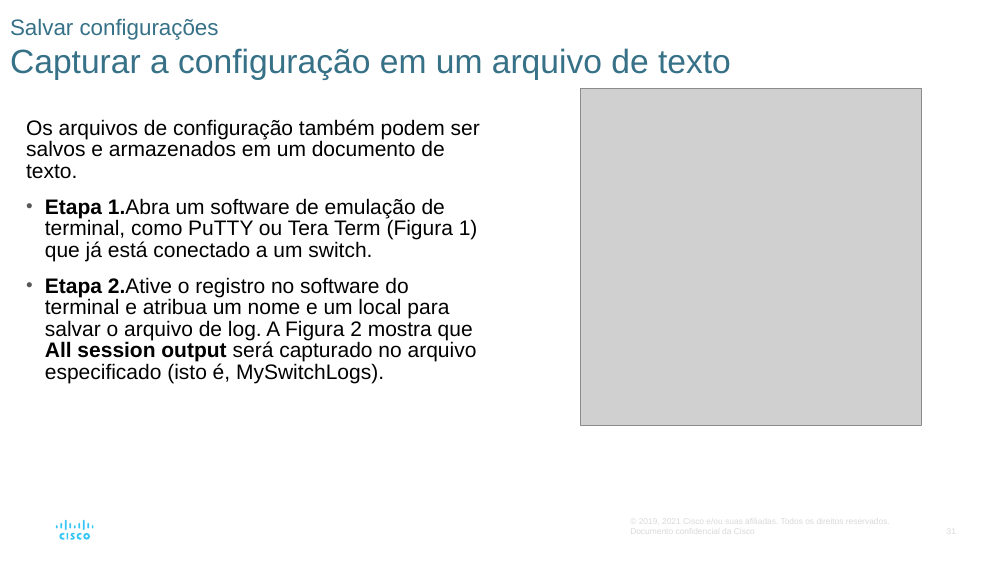
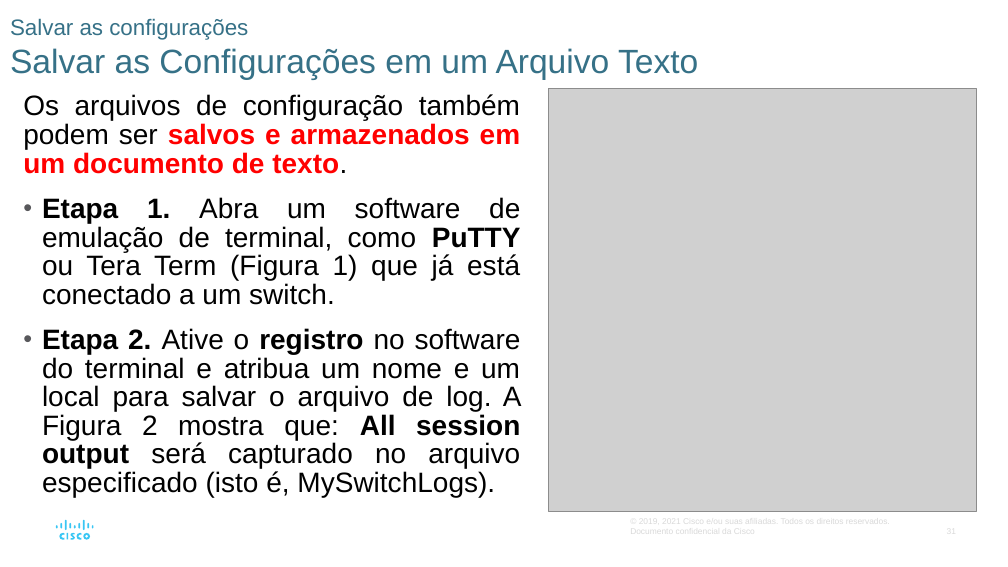
Before and after one commit to vaamonde/netacad, a slide deck: slide 31 of 02-CCNA-200-301-v7/01-CCNA-IntroducaoAsRedes-v7.02/01-Modulo01-PPTS/Modulo02-BasicoSwitchEndpoint.pptx. Drawn at 1008x567 pixels with LibreOffice and Linux fonts; fonts in the diff are those of the drawing; grey boxes stand for pictures. Boxes give left, top, right and bottom in pixels: in the first picture for what was removed or moved away, otherwise in the second. Text is boxed around its words. In the diff, an @@ line names an element or a change of style, - is before the commit and + after.

```diff
--- a/02-CCNA-200-301-v7/01-CCNA-IntroducaoAsRedes-v7.02/01-Modulo01-PPTS/Modulo02-BasicoSwitchEndpoint.pptx
+++ b/02-CCNA-200-301-v7/01-CCNA-IntroducaoAsRedes-v7.02/01-Modulo01-PPTS/Modulo02-BasicoSwitchEndpoint.pptx
@@ title at (10, 18, 698, 80): text changed @@
-Salvar configurações
-Capturar a configuração em um arquivo de texto
+Salvar as configurações
+Salvar as Configurações em um Arquivo Texto
@@ text "Os arquivos de configuração também ...": place and size @@
-text "Os arquivos de configuração também ..." at (26, 119, 480, 383)
+text "Os arquivos de configuração também ..." at (23, 94, 522, 497)
@@ picture: place and size @@
-picture at (580, 88, 921, 425)
+picture at (548, 88, 977, 511)
@@ text at (23, 94, 520, 174): size 15 to 20 pt in "Os arquivos de configuração também podem ser ..."; text colour #000000 to #FF0000, bold on in "salvos e armazenados em um documento de ..."; alignment left to justified; more space between paragraphs @@
@@ text at (42, 197, 522, 497): text changed; size 15 to 20 pt @@
-• Etapa 1.Abra um software de emulação de terminal, como PuTTY ou Tera Term (Figura 1) que já está conectado a um switch.
-• Etapa 2.Ative o registro no software do terminal e atribua um nome e um local para salvar o arquivo de log. A Figura 2 mostra que All session output será capturado no arquivo especificado (isto é, MySwitchLogs).
+• Etapa 1. Abra um software de emulação de terminal, como PuTTY ou Tera Term (Figura 1) que já está conectado a um switch.
+• Etapa 2. Ative o registro no software do terminal e atribua um nome e um local para salvar o arquivo de log. A Figura 2 mostra que: All session output será capturado no arquivo especificado (isto é, MySwitchLogs).
```
Also in this commit, not shown: 28 other slides changed, 1 slide added, 29 other files.
